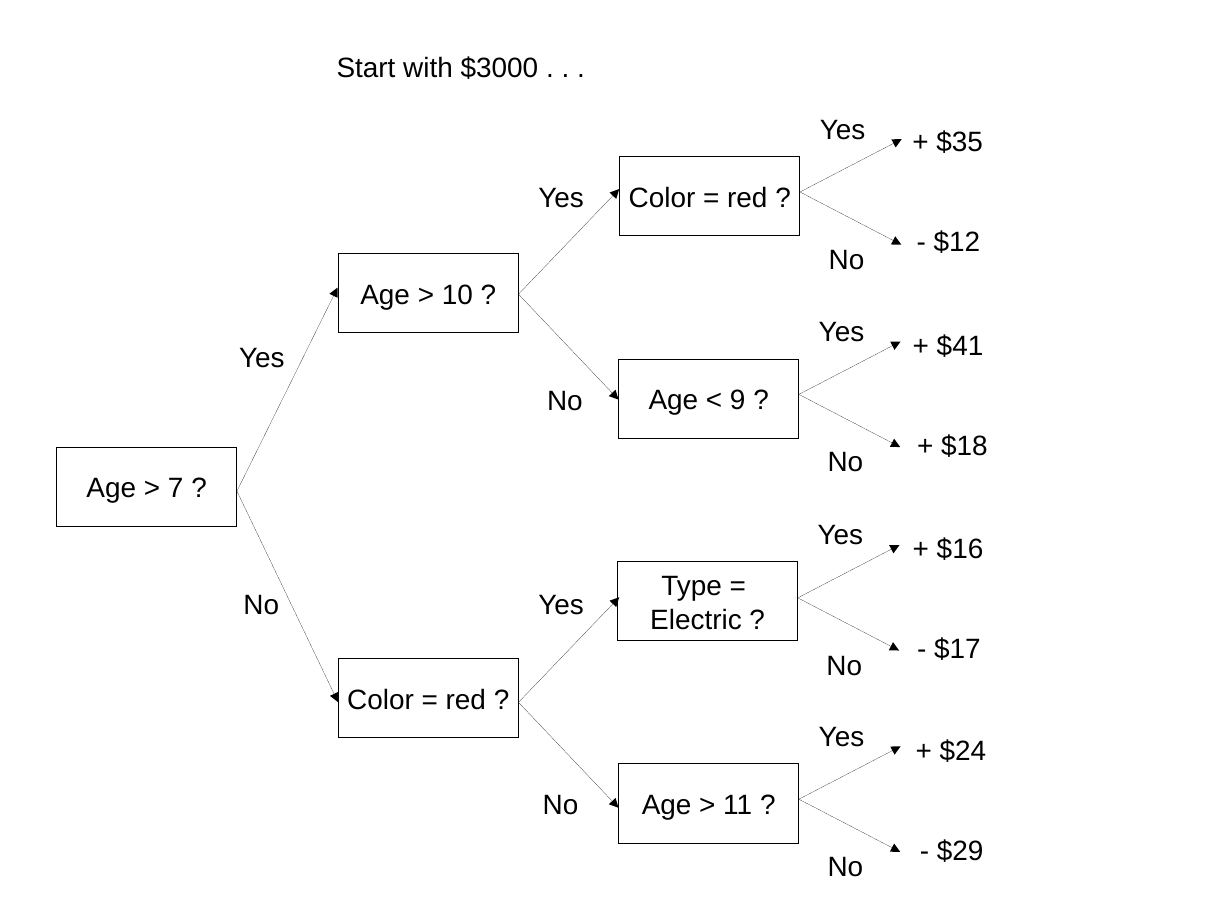
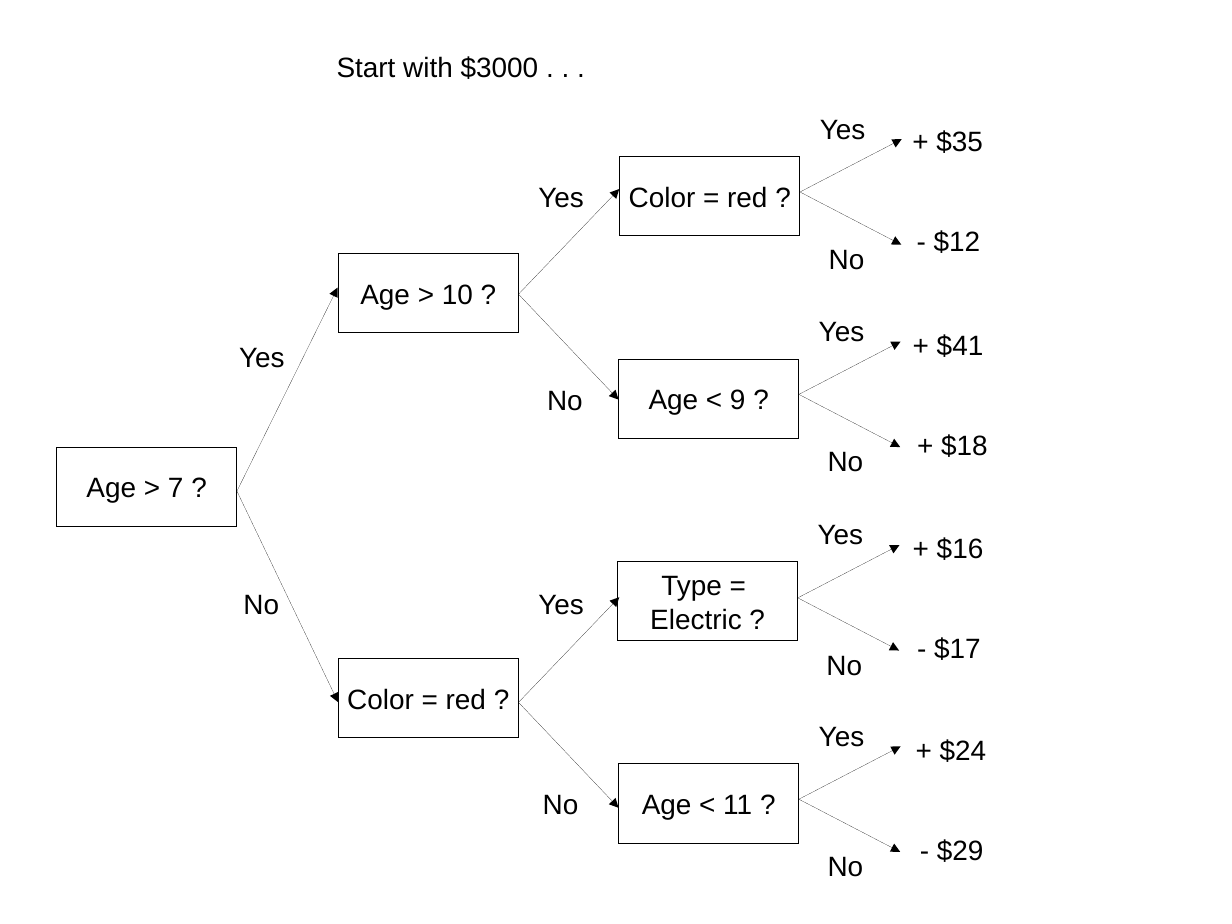
Before and after one commit to H-B-P/rolecno, a slide deck: slide 2 of treedepth_is_too_damn_high/other_reasons/tree_example.odp. Drawn at 1232x924 pixels with LibreOffice and Linux fonts; fonts in the diff are those of the drawing. Boxes give left, top, right and bottom in pixels: in the first picture for what was removed or moved away, otherwise in the second. Text is boxed around its words. In the diff, an @@ line names an element or a change of style, - is before the commit and + after.

```diff
--- a/treedepth_is_too_damn_high/other_reasons/tree_example.odp
+++ b/treedepth_is_too_damn_high/other_reasons/tree_example.odp
@@ text in rectangle at box(642, 794, 752, 819): text changed @@
-Age > 11 ?
+Age < 11 ?
```
Also in this commit, not shown: 18 other files.
